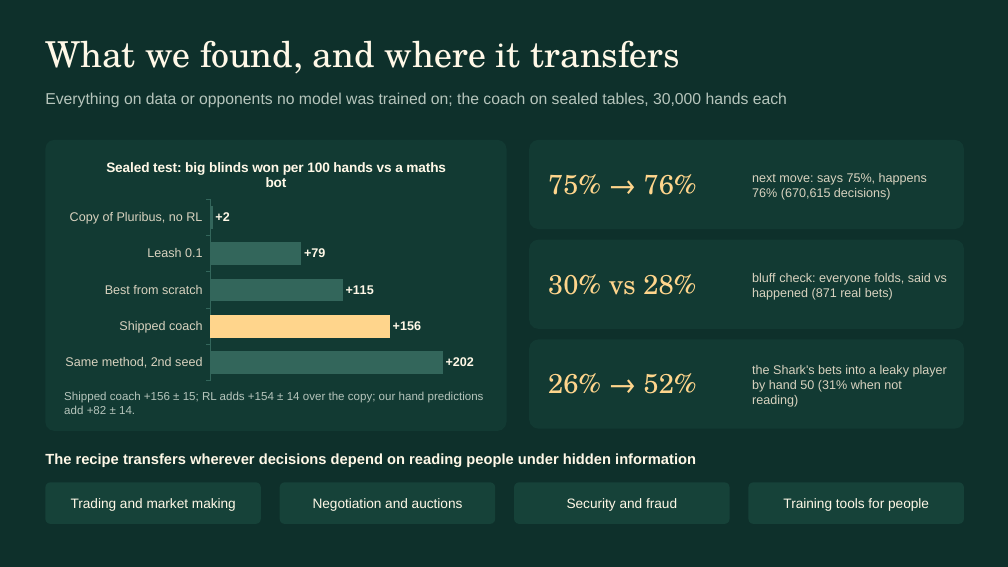
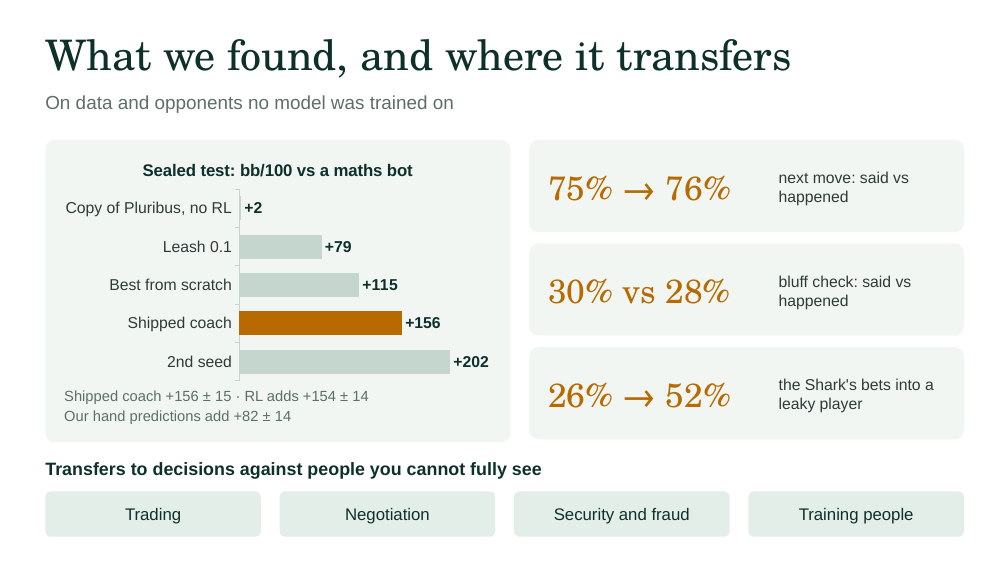
Before and after one commit to Aikk01/HackTheBurgh, a slide deck: slide 5 of docs/slides/PokerMirror.pptx. Drawn at 1008x567 pixels with LibreOffice and Linux fonts; fonts in the diff are those of the drawing. Boxes give left, top, right and bottom in pixels: in the first picture for what was removed or moved away, otherwise in the second. Text is boxed around its words. In the diff, an @@ line names an element or a change of style, - is before the commit and + after.

```diff
--- a/docs/slides/PokerMirror.pptx
+++ b/docs/slides/PokerMirror.pptx
@@ background #0E302B to #FFFFFF @@
@@ text "What we found, and where ..." at [45,39,792,78]: size 34 to 40 pt, text colour #FFF8E7 to #0E302B @@
@@ text at [45,95,454,113]: text changed; size 15 to 18 pt; text colour #B6C5BC to #5E6E68 @@
-Everything on data or opponents no model was trained on; the coach on sealed tables, 30,000 hands each
+On data and opponents no model was trained on
@@ rounded rectangle: place and size @@
-rounded rectangle at [45,140,507,431]
+rounded rectangle at [45,140,510,442]
@@ bar chart at [57,147,499,386] @@
@@ title "Sealed test: big blinds won per 100 hands vs a maths bot" to "Sealed test: bb/100 vs a maths bot" @@
-categories: Copy of Pluribus, no RL, Leash 0.1, Best from scratch, Shipped coach, Same method, 2nd seed
+categories: Copy of Pluribus, no RL, Leash 0.1, Best from scratch, Shipped coach, 2nd seed
@@ data labels of Series 1 changed @@
@@ colours of single points changed @@
@@ category axis changed @@
@@ lettering changed @@
@@ bar chart: place and size @@
-bar chart at [57,147,495,386]
+bar chart at [57,147,499,386]
@@ text at [779,171,909,206]: text changed; size 12 to 15 pt; text colour #D8D2BF to #2E3B37 @@
-next move: says 75%, happens 76% (670,615 decisions)
+next move: said vs happened
@@ rounded rectangle: place and size @@
-rounded rectangle at [529,240,964,329]
+rounded rectangle at [529,243,964,336]
@@ text at [779,275,912,310]: text changed; size 12 to 15 pt; text colour #D8D2BF to #2E3B37 @@
-bluff check: everyone folds, said vs happened (871 real bets)
+bluff check: said vs happened
@@ fill #123A33 to #F1F6F3; proportions changed in 4 elements at [529,140,964,232], [529,243,964,336], [45,140,510,442], [529,347,964,439] @@
@@ rounded rectangle: place and size @@
-rounded rectangle at [529,340,964,429]
+rounded rectangle at [529,347,964,439]
@@ size 26 to 32 pt, text colour #FFD58C to #B86A00 in 3 elements at [548,175,731,201], [548,278,730,304], [548,382,731,408] @@
@@ text at [779,378,934,413]: text changed; size 12 to 15 pt; text colour #D8D2BF to #2E3B37 @@
-the Shark's bets into a leaky player by hand 50 (31% when not reading)
+the Shark's bets into a leaky player
@@ text at [64,390,368,424]: text changed; size 11 to 14 pt; text colour #B6C5BC to #5E6E68 @@
-Shipped coach +156 ± 15; RL adds +154 ± 14 over the copy; our hand predictions add +82 ± 14.
+Shipped coach +156 ± 15 · RL adds +154 ± 14
+Our hand predictions add +82 ± 14
@@ text at [45,462,542,479]: text changed; size 14 to 17 pt; text colour #FFF8E7 to #0E302B @@
-The recipe transfers wherever decisions depend on reading people under hidden information
+Transfers to decisions against people you cannot fully see
@@ text at [125,508,181,524]: text changed; size 13 to 16 pt; text colour #FFF8E7 to #0E302B @@
-Trading and market making
+Trading
@@ text at [345,508,430,524]: text changed; size 13 to 16 pt; text colour #FFF8E7 to #0E302B @@
-Negotiation and auctions
+Negotiation
@@ text "Security and fraud" at [554,508,690,524]: size 13 to 16 pt, text colour #FFF8E7 to #0E302B @@
@@ 4 rounded rectangles, 1 text: place and size @@
-4 rounded rectangles, 1 text at [45,482,964,524]
+4 rounded rectangles, 1 text at [45,492,964,537]
@@ fill #164239 to #E4EEE9 in 4 elements at [45,492,261,537], [280,492,495,537], [514,492,730,537], [749,492,964,537] @@
@@ text at [799,508,913,524]: text changed; size 13 to 16 pt; text colour #FFF8E7 to #0E302B @@
-Training tools for people
+Training people
```
Also in this commit, not shown: 4 other slides changed, 1 other file.
